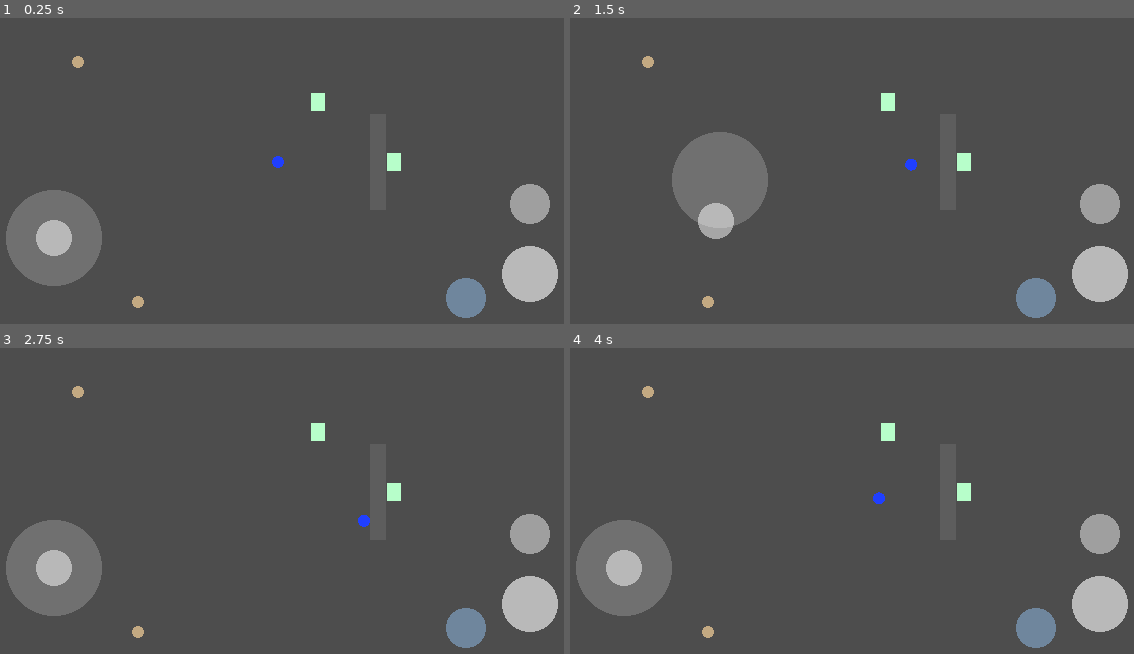
Above: before the commit, frames 1-4 (two rows, left to right).
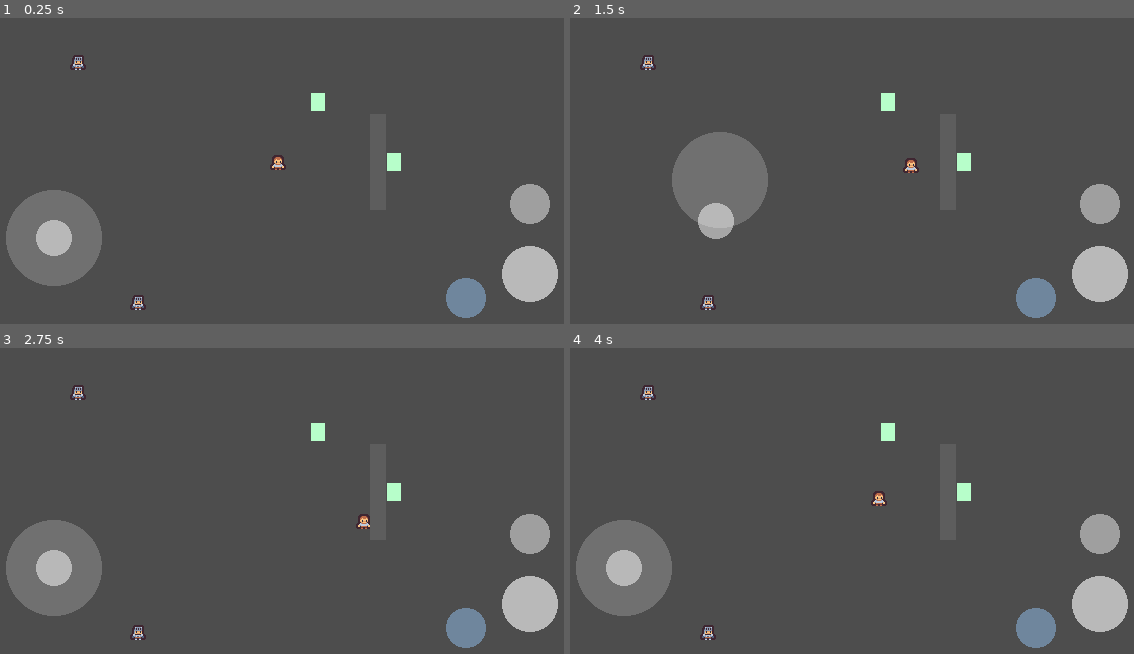
Above: after the commit, the same moments.

Repository: arturan2101/diplome_game
Game: Godot game, scene res://main/main.tscn
Two runs of this game, one before a commit and one after it. Both use one fixed random seed, a clock stepped at 60 frames per second and the inputs below.
Inputs (mouse positions are in pixels of both pictures, inside the frame that each line leads up to):
- Up to frame 1 (0.25 s): no input
- Up to frame 2 (1.5 s): tap Enter at 0.5 s; move the mouse to (987, 143) at 0.52 s; hold D (move_right) 0.53-1.25 s; tap J (attack) at 0.6 s; click (987, 143) at 0.67 s; drag from (722, 180) to (705, 302) at 1.27 s
- Up to frame 3 (2.75 s): move the mouse to (344, 412) at 2.02 s; hold D (move_right) from 2.03 s (still down); tap J (attack) at 2.1 s
- Up to frame 4 (4 s): release D (move_right) at 2.75 s; tap Space (skill) at 2.75 s; drag from (818, 565) to (648, 390) at 2.77 s; move the mouse to (1038, 546) at 3.52 s; hold A (move_left) from 3.53 s (still down); tap J (attack) at 3.6 s

The runs differ from the first frame. In frame 1, 0.3% of the frame differs, in the area x 12-51%, y 12-96%; in frame 2, 0.3%; in frame 3, 0.3%; in frame 4, 0.3%.

Commit message:
Stage 3: Kenney Tiny Dungeon art, sprite resources, placeholder tiles
- assets/kenney_tiny_dungeon (CC0) with licence, generated placeholder tiles
- AtlasTexture resource per sprite; player, skeleton and arrow use Sprite2D

Co-Authored-By: Claude Fable 5.2 <noreply@anthropic.com>

Diff:
--- a/actors/enemies/skeleton.tscn
+++ b/actors/enemies/skeleton.tscn
@@ -2,7 +2,7 @@
 
 [ext_resource type="Script" uid="uid://d0eq1gnppy4ug" path="res://actors/enemies/enemy.gd" id="1_s7b7v"]
 [ext_resource type="Resource" uid="uid://dri0811re2pdk" path="res://actors/enemies/skeleton.tres" id="2_ar7lc"]
-[ext_resource type="Script" uid="uid://di3pkn0s3mymi" path="res://actors/placeholder_shape.gd" id="3_5gwyt"]
+[ext_resource type="Texture2D" path="res://assets/sprites/skeleton.tres" id="3_5gwyt"]
 [ext_resource type="Script" uid="uid://bech2h0liorq5" path="res://combat/health.gd" id="4_i8opf"]
 [ext_resource type="Script" uid="uid://dbyxqej24j4mh" path="res://combat/hurtbox.gd" id="5_g5vae"]
 
@@ -19,16 +19,14 @@
 data = ExtResource("2_ar7lc")
 health = NodePath("Health")
 hurtbox = NodePath("Hurtbox")
-visual = NodePath("PlaceholderShape")
+visual = NodePath("Sprite")
 metadata/_custom_type_script = "uid://d0eq1gnppy4ug"
 
 [node name="CollisionShape2D" type="CollisionShape2D" parent="." unique_id=1841158772]
 shape = SubResource("CircleShape2D_ndusb")
 
-[node name="PlaceholderShape" type="Node2D" parent="." unique_id=291162465]
-script = ExtResource("3_5gwyt")
-color = Color(0.7641886, 0.66405886, 0.5115612, 1)
-metadata/_custom_type_script = "uid://di3pkn0s3mymi"
+[node name="Sprite" type="Sprite2D" parent="."]
+texture = ExtResource("3_5gwyt")
 
 [node name="Health" type="Node" parent="." unique_id=2065356700]
 script = ExtResource("4_i8opf")
--- a/actors/player/player.tscn
+++ b/actors/player/player.tscn
@@ -2,7 +2,7 @@
 
 [ext_resource type="Script" uid="uid://cudcxsst6v8xw" path="res://actors/player/player.gd" id="1_ilk7j"]
 [ext_resource type="Script" uid="uid://dw08xqnneqah7" path="res://combat/weapons/weapon_data.gd" id="2_6p1w3"]
-[ext_resource type="Script" uid="uid://di3pkn0s3mymi" path="res://actors/placeholder_shape.gd" id="2_ax26v"]
+[ext_resource type="Texture2D" path="res://assets/sprites/player.tres" id="2_ax26v"]
 [ext_resource type="Resource" uid="uid://bbblvshpl8u70" path="res://combat/weapons/sword.tres" id="2_lsqbn"]
 [ext_resource type="Resource" uid="uid://beg6e5fr0poiv" path="res://combat/weapons/bow.tres" id="4_a744p"]
 [ext_resource type="Script" uid="uid://bech2h0liorq5" path="res://combat/health.gd" id="6_388e2"]
@@ -29,10 +29,8 @@
 [node name="CollisionShape2D" type="CollisionShape2D" parent="." unique_id=1846017841]
 shape = SubResource("CircleShape2D_ndusb")
 
-[node name="PlaceholderShape" type="Node2D" parent="." unique_id=1652530508]
-script = ExtResource("2_ax26v")
-color = Color(0.1254902, 0.24705882, 1, 1)
-metadata/_custom_type_script = "uid://di3pkn0s3mymi"
+[node name="Sprite" type="Sprite2D" parent="."]
+texture = ExtResource("2_ax26v")
 
 [node name="Health" type="Node" parent="." unique_id=779534586]
 script = ExtResource("6_388e2")
@@ -52,5 +50,5 @@
 [node name="InvulnerabilityBlink" type="Node" parent="." unique_id=11295529 node_paths=PackedStringArray("health", "visual")]
 script = ExtResource("8_hiosj")
 health = NodePath("../Health")
-visual = NodePath("../PlaceholderShape")
+visual = NodePath("../Sprite")
 metadata/_custom_type_script = "uid://de7swotw4iwdj"
--- a/actors/projectiles/arrow.gd
+++ b/actors/projectiles/arrow.gd
@@ -11,7 +11,8 @@
 @export_flags_2d_physics var target_mask: int = 16
 ## Physics layers that stop the arrow (world).
 @export_flags_2d_physics var wall_mask: int = 1
-## Placeholder look: a line of this length, width and colour.
+## Placeholder look: a line of this length, width and colour. Length 0 draws nothing
+## (the scene then shows a Sprite2D child instead).
 @export var length: float = 8.0
 @export var width: float = 2.0
 @export var color: Color = Color(0.95, 0.85, 0.55)
@@ -53,6 +54,8 @@
 
 
 func _draw() -> void:
+	if length <= 0.0:
+		return
 	draw_line(Vector2(-length, 0.0), Vector2.ZERO, color, width)
 
 
--- a/actors/projectiles/arrow.tscn
+++ b/actors/projectiles/arrow.tscn
@@ -1,7 +1,14 @@
 [gd_scene format=3 uid="uid://bnkpe7a4ob1c5"]
 
 [ext_resource type="Script" uid="uid://yjflwqlydqra" path="res://actors/projectiles/arrow.gd" id="1_26kgm"]
+[ext_resource type="Texture2D" path="res://assets/sprites/arrow.tres" id="2_sprite"]
 
 [node name="Arrow" type="Node2D" unique_id=1046610674]
 script = ExtResource("1_26kgm")
+length = 0.0
 metadata/_custom_type_script = "uid://yjflwqlydqra"
+
+[node name="Sprite" type="Sprite2D" parent="."]
+position = Vector2(-6, 0)
+rotation = 1.5707964
+texture = ExtResource("2_sprite")
--- /dev/null
+++ b/assets/sprites/archer.tres
@@ -0,0 +1,7 @@
+[gd_resource type="AtlasTexture" load_steps=2 format=3]
+
+[ext_resource type="Texture2D" path="res://assets/kenney_tiny_dungeon/tilemap_packed.png" id="1"]
+
+[resource]
+atlas = ExtResource("1")
+region = Rect2(64, 144, 16, 16)
--- /dev/null
+++ b/assets/sprites/arrow.tres
@@ -0,0 +1,7 @@
+[gd_resource type="AtlasTexture" load_steps=2 format=3]
+
+[ext_resource type="Texture2D" path="res://assets/kenney_tiny_dungeon/tilemap_packed.png" id="1"]
+
+[resource]
+atlas = ExtResource("1")
+region = Rect2(176, 160, 16, 16)
--- /dev/null
+++ b/assets/sprites/beetle.tres
@@ -0,0 +1,7 @@
+[gd_resource type="AtlasTexture" load_steps=2 format=3]
+
+[ext_resource type="Texture2D" path="res://assets/kenney_tiny_dungeon/tilemap_packed.png" id="1"]
+
+[resource]
+atlas = ExtResource("1")
+region = Rect2(32, 160, 16, 16)
--- /dev/null
+++ b/assets/sprites/bow_icon.tres
@@ -0,0 +1,7 @@
+[gd_resource type="AtlasTexture" load_steps=2 format=3]
+
+[ext_resource type="Texture2D" path="res://assets/placeholder/placeholder_tiles.png" id="1"]
+
+[resource]
+atlas = ExtResource("1")
+region = Rect2(80, 0, 16, 16)
--- /dev/null
+++ b/assets/sprites/chest_closed.tres
@@ -0,0 +1,7 @@
+[gd_resource type="AtlasTexture" load_steps=2 format=3]
+
+[ext_resource type="Texture2D" path="res://assets/kenney_tiny_dungeon/tilemap_packed.png" id="1"]
+
+[resource]
+atlas = ExtResource("1")
+region = Rect2(80, 112, 16, 16)
--- /dev/null
+++ b/assets/sprites/chest_open.tres
@@ -0,0 +1,7 @@
+[gd_resource type="AtlasTexture" load_steps=2 format=3]
+
+[ext_resource type="Texture2D" path="res://assets/kenney_tiny_dungeon/tilemap_packed.png" id="1"]
+
+[resource]
+atlas = ExtResource("1")
+region = Rect2(112, 112, 16, 16)
--- /dev/null
+++ b/assets/sprites/coin.tres
@@ -0,0 +1,7 @@
+[gd_resource type="AtlasTexture" load_steps=2 format=3]
+
+[ext_resource type="Texture2D" path="res://assets/placeholder/placeholder_tiles.png" id="1"]
+
+[resource]
+atlas = ExtResource("1")
+region = Rect2(32, 0, 16, 16)
--- /dev/null
+++ b/assets/sprites/dash_icon.tres
@@ -0,0 +1,7 @@
+[gd_resource type="AtlasTexture" load_steps=2 format=3]
+
+[ext_resource type="Texture2D" path="res://assets/placeholder/placeholder_tiles.png" id="1"]
+
+[resource]
+atlas = ExtResource("1")
+region = Rect2(96, 0, 16, 16)
--- /dev/null
+++ b/assets/sprites/gravestone.tres
@@ -0,0 +1,7 @@
+[gd_resource type="AtlasTexture" load_steps=2 format=3]
+
+[ext_resource type="Texture2D" path="res://assets/kenney_tiny_dungeon/tilemap_packed.png" id="1"]
+
+[resource]
+atlas = ExtResource("1")
+region = Rect2(80, 80, 16, 16)
--- /dev/null
+++ b/assets/sprites/health_potion.tres
@@ -0,0 +1,7 @@
+[gd_resource type="AtlasTexture" load_steps=2 format=3]
+
+[ext_resource type="Texture2D" path="res://assets/kenney_tiny_dungeon/tilemap_packed.png" id="1"]
+
+[resource]
+atlas = ExtResource("1")
+region = Rect2(112, 144, 16, 16)
--- /dev/null
+++ b/assets/sprites/player.tres
@@ -0,0 +1,7 @@
+[gd_resource type="AtlasTexture" load_steps=2 format=3]
+
+[ext_resource type="Texture2D" path="res://assets/kenney_tiny_dungeon/tilemap_packed.png" id="1"]
+
+[resource]
+atlas = ExtResource("1")
+region = Rect2(16, 112, 16, 16)
--- /dev/null
+++ b/assets/sprites/portal_closed.tres
@@ -0,0 +1,7 @@
+[gd_resource type="AtlasTexture" load_steps=2 format=3]
+
+[ext_resource type="Texture2D" path="res://assets/placeholder/placeholder_tiles.png" id="1"]
+
+[resource]
+atlas = ExtResource("1")
+region = Rect2(48, 0, 16, 16)
--- /dev/null
+++ b/assets/sprites/portal_open.tres
@@ -0,0 +1,7 @@
+[gd_resource type="AtlasTexture" load_steps=2 format=3]
+
+[ext_resource type="Texture2D" path="res://assets/placeholder/placeholder_tiles.png" id="1"]
+
+[resource]
+atlas = ExtResource("1")
+region = Rect2(64, 0, 16, 16)
--- /dev/null
+++ b/assets/sprites/shield_icon.tres
@@ -0,0 +1,7 @@
+[gd_resource type="AtlasTexture" load_steps=2 format=3]
+
+[ext_resource type="Texture2D" path="res://assets/kenney_tiny_dungeon/tilemap_packed.png" id="1"]
+
+[resource]
+atlas = ExtResource("1")
+region = Rect2(96, 128, 16, 16)
--- /dev/null
+++ b/assets/sprites/skeleton.tres
@@ -0,0 +1,7 @@
+[gd_resource type="AtlasTexture" load_steps=2 format=3]
+
+[ext_resource type="Texture2D" path="res://assets/kenney_tiny_dungeon/tilemap_packed.png" id="1"]
+
+[resource]
+atlas = ExtResource("1")
+region = Rect2(16, 128, 16, 16)
--- /dev/null
+++ b/assets/sprites/sword_icon.tres
@@ -0,0 +1,7 @@
+[gd_resource type="AtlasTexture" load_steps=2 format=3]
+
+[ext_resource type="Texture2D" path="res://assets/kenney_tiny_dungeon/tilemap_packed.png" id="1"]
+
+[resource]
+atlas = ExtResource("1")
+region = Rect2(128, 128, 16, 16)
Not shown, added: assets/kenney_tiny_dungeon/License.txt
Binary file added: assets/kenney_tiny_dungeon/tilemap_packed.png
Not shown, added: assets/kenney_tiny_dungeon/tilemap_packed.png.import
Binary file added: assets/placeholder/placeholder_tiles.png
Not shown, added: assets/placeholder/placeholder_tiles.png.import
Not shown, changed: docs/ai-usage-log.md
Not shown, changed: docs/progress.md
